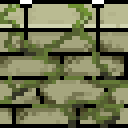
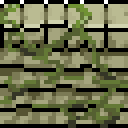
Layers edited between the first and the second 128 x 128 image:
added layer "Layer 3" above "Layer 2" over [0, 0, 128, 124]
hid "Layer 2" over [0, 0, 128, 124]
